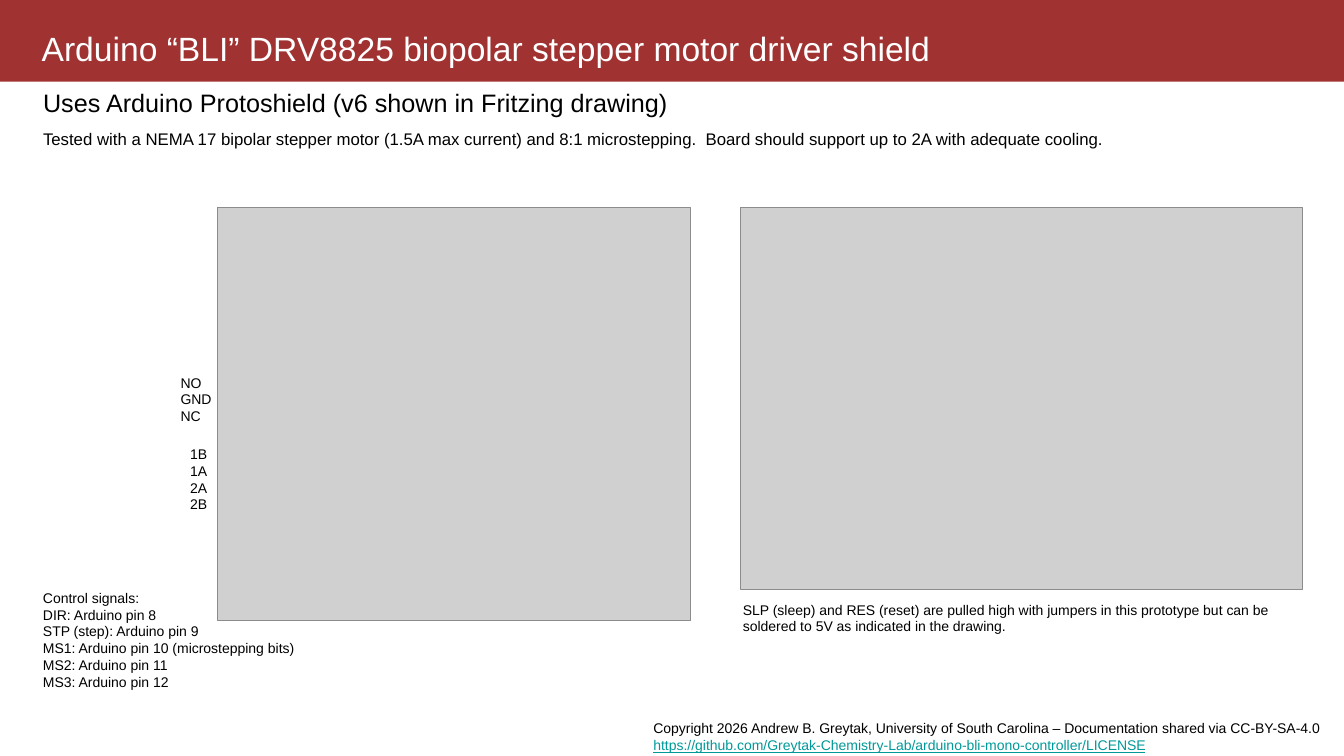
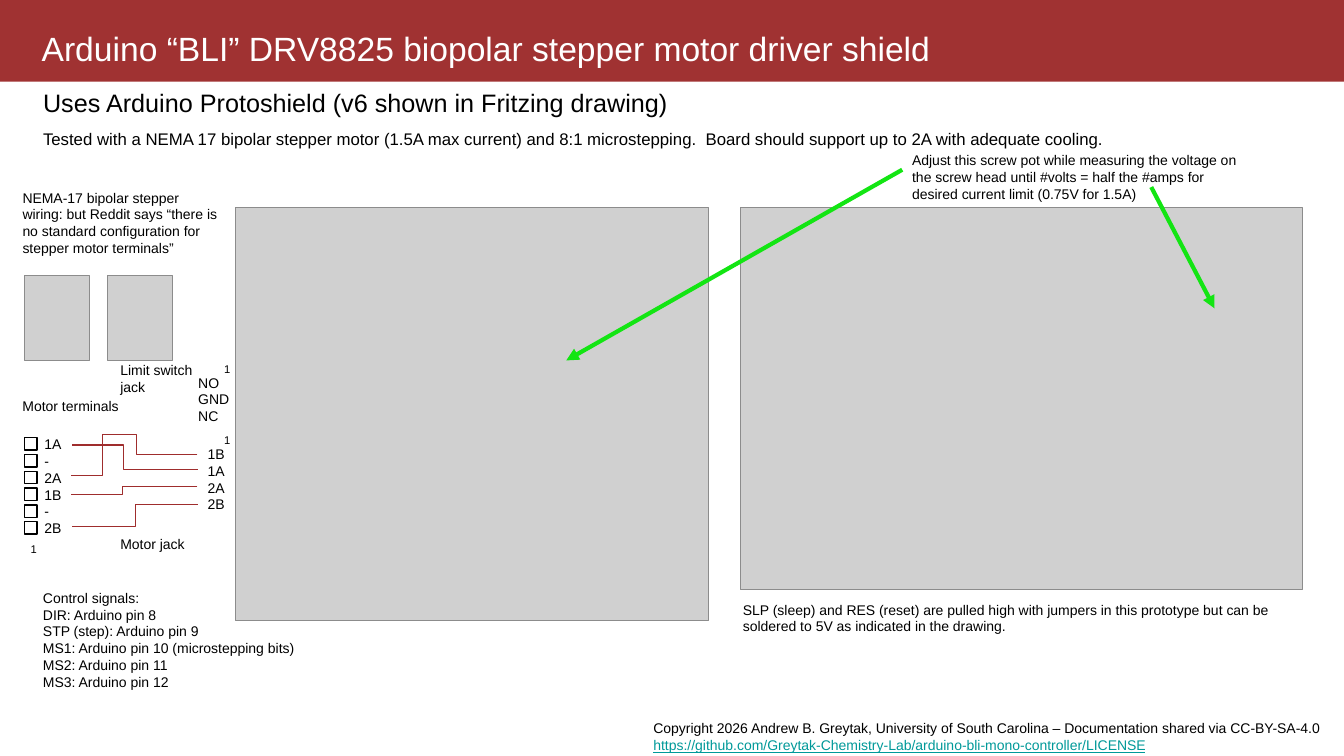
Before and after one commit to Greytak-Chemistry-Lab/arduino-bli-mono-controller, a slide deck: slide 1 of og/layouts/motor_shield/bipolar stepper motor shield parts and notes.pptx. Drawn at 1344x756 pixels with LibreOffice and Linux fonts; fonts in the diff are those of the drawing; grey boxes stand for pictures; background and template pictures are left out. Boxes give left, top, right and bottom in pixels: in the first picture for what was removed or moved away, otherwise in the second. Text is boxed around its words. In the diff, an @@ line names an element or a change of style, - is before the commit and + after.

```diff
--- a/og/layouts/motor_shield/bipolar stepper motor shield parts and notes.pptx
+++ b/og/layouts/motor_shield/bipolar stepper motor shield parts and notes.pptx
@@ arrow added from (902, 169) to (567, 361), #13E613 3 pt @@
@@ text added at <box>912,155,1237,202</box>, 10 pt, text #000000 @@
+Adjust this screw pot while measuring the voltage on the screw head until #volts = half the #amps for desired current limit (0.75V for 1.5A)
@@ text added at <box>23,193,217,256</box>, 10 pt, text #000000 @@
+NEMA-17 bipolar stepper
+wiring: but Reddit says “there is no standard configuration for stepper motor terminals”
@@ picture: place and size @@
-picture at <box>218,208,692,621</box>
+picture at <box>235,208,709,621</box>
@@ arrow added from (1151, 188) to (1215, 309), #13E613 3 pt @@
@@ picture added at <box>24,276,90,361</box> @@
@@ picture added at <box>107,276,172,361</box> @@
@@ text added at <box>120,365,193,395</box>, 10 pt, text #000000 @@
+Limit switch
+jack
@@ text "NO": place and size @@
-text "NO" at <box>181,378,212,421</box>
+text "NO" at <box>198,378,229,421</box>
@@ text added at <box>224,365,230,373</box>, 8 pt, text #000000 @@
+1
@@ text added at <box>22,401,119,411</box>, 10 pt, text #000000 @@
+Motor terminals
@@ text "1B": place and size @@
-text "1B" at <box>190,449,207,509</box>
+text "1B" at <box>208,449,225,509</box>
@@ text added at <box>224,436,230,444</box>, 8 pt, text #000000 @@
+1
@@ group added at <box>24,435,198,553</box>: 6 rectangles, 5 elbow lines, 2 texts @@
+1A
+-
+2A
+1B
+-
+2B
+1
@@ text added at <box>120,539,185,552</box>, 10 pt, text #000000 @@
+Motor jack
```
Also in this commit, not shown: 1 other slide changed.
